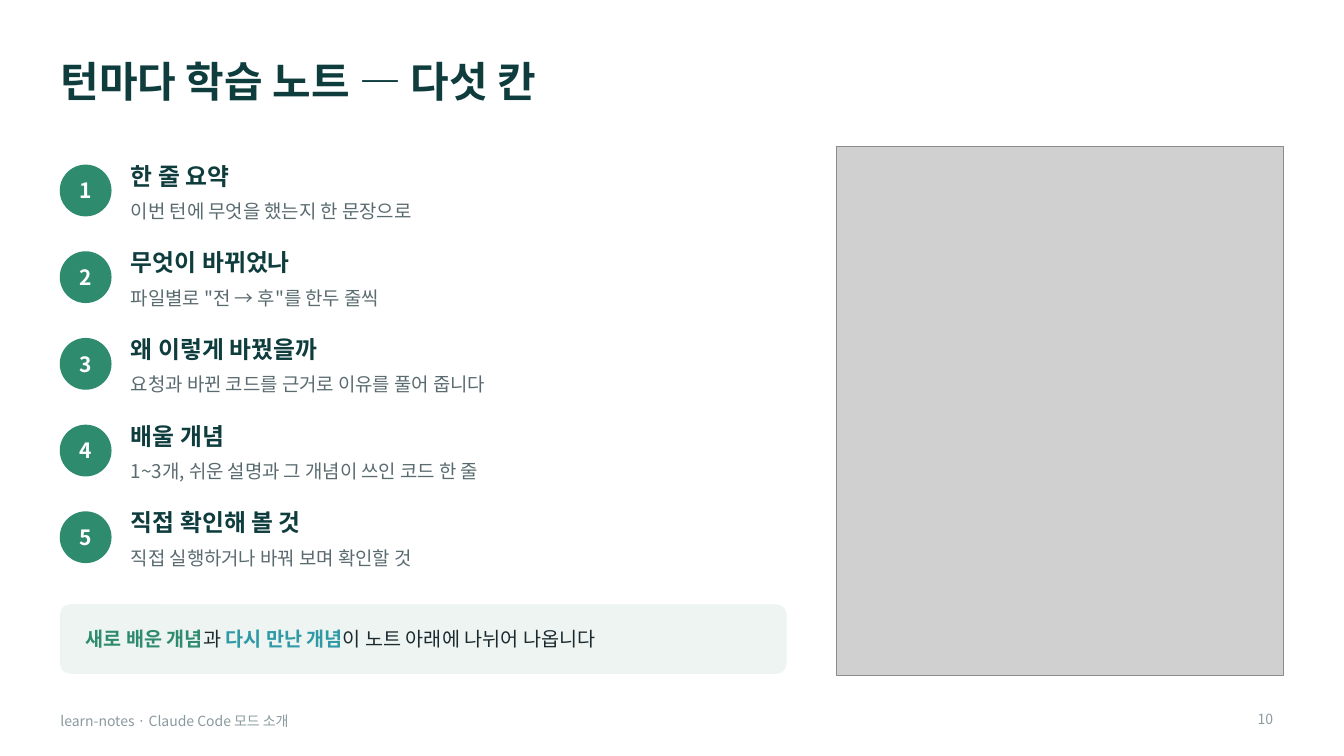
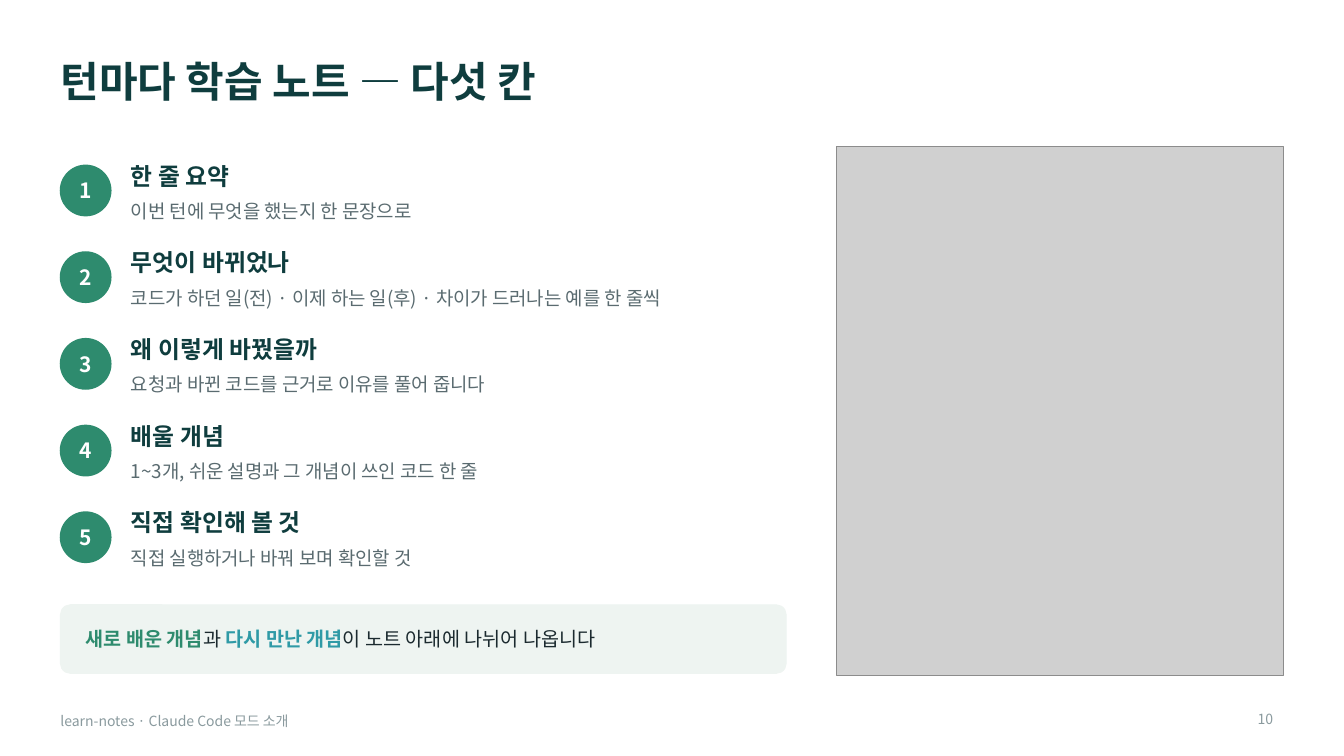
Before and after one commit to Owen-YC/learn-notes, a slide deck: slide 10 of docs/team/learn-notes-intro.pptx. Drawn at 1344x756 pixels with LibreOffice and Linux fonts; fonts in the diff are those of the drawing; grey boxes stand for pictures. Boxes give left, top, right and bottom in pixels: in the first picture for what was removed or moved away, otherwise in the second. Text is boxed around its words. In the diff, an @@ line names an element or a change of style, - is before the commit and + after.

```diff
--- a/docs/team/learn-notes-intro.pptx
+++ b/docs/team/learn-notes-intro.pptx
@@ text at box(131, 289, 661, 309): text changed @@
-파일별로 "전 → 후"를 한두 줄씩
+코드가 하던 일(전) · 이제 하는 일(후) · 차이가 드러나는 예를 한 줄씩
```
Also in this commit, not shown: 5 other slides changed, 18 other files.
